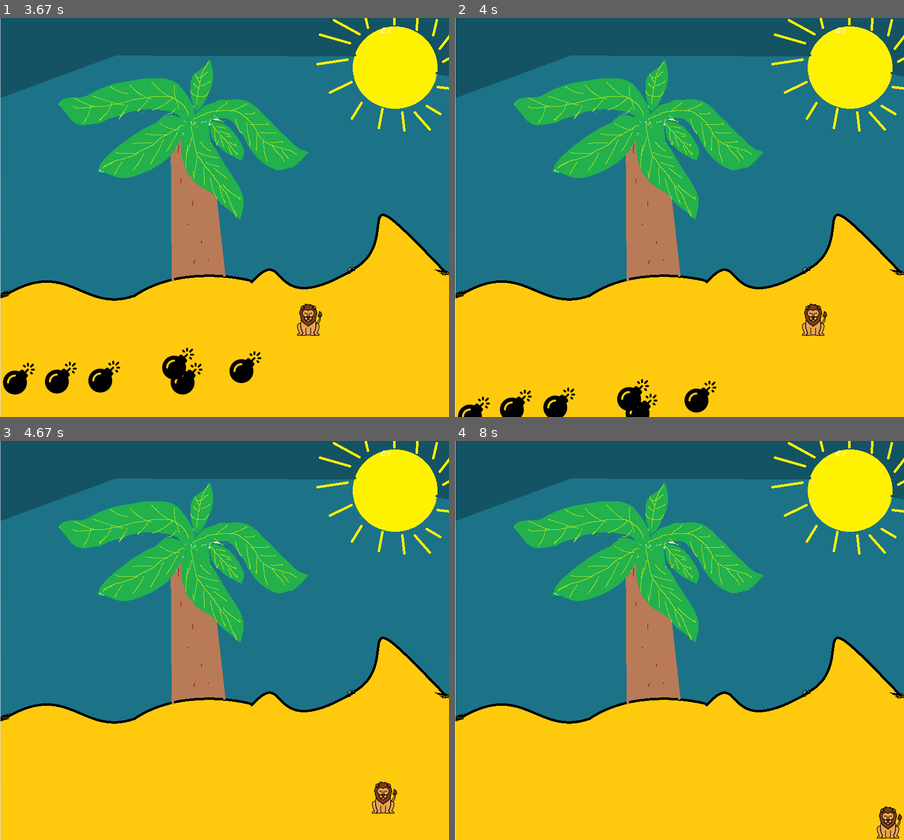
Above: before the commit, frames 1-4 (two rows, left to right).
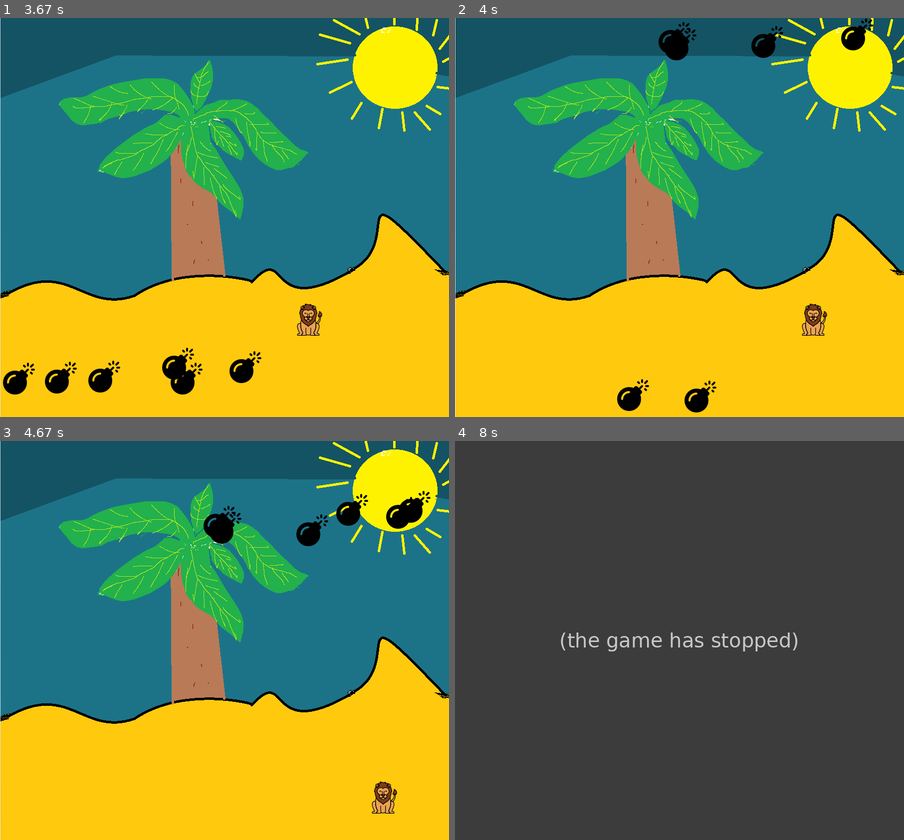
Above: after the commit, the same moments.

Repository: LiO12-user/pygame
Game: pygame game, started from game.py
Same seed, same stepped clock (60 frames per second), same inputs: the game is played once before the commit and once after it.
Inputs:
- Up to frame 1 (3.67 s): hold Right 0.33-0.8 s; hold Up 0.83-1.3 s; hold Right 1.33-1.8 s; hold Left 1.83-2.37 s; hold Down 2.4-2.7 s; hold Left 2.73-3.13 s; hold Up 3.17-3.53 s; hold Right from 3.57 s (still down)
- Up to frame 2 (4 s): keep holding Right
- Up to frame 3 (4.67 s): release Right at 4.2 s; hold Down 4.23-4.6 s; hold Left from 4.63 s (still down)
- Up to frame 4 (8 s): release Left at 5.1 s; hold Right 5.13-5.6 s; hold Up 5.63-5.93 s; hold Right 5.97-6.43 s; hold Down 6.47-7 s

Frame 1 is identical in both runs. In frame 2, 1.9% of the frame differs, in the area x 0-94%, y 0-100%; in frame 3, 1.5%; in frame 4, 100%, in the area x 0-100%, y 0-100%.
After the commit the program exited at 7.75 s; later frames show no game.

Commit message:
vylepsenie

Diff:
--- a/game.py
+++ b/game.py
@@ -7,11 +7,37 @@
 
 pg.init()
 
-y = 800  # vyska
-x = 900  # sirka
 
-screen = pg.display.set_mode((x, y))
 
+
+class Game:
+    def __init__(self):
+        self.run_again = True
+
+    def set_true(self):
+        self.run_again = True
+        return self.run_again
+
+    def set_false(self):
+        self.run_again = False
+        return self.run_again
+
+
+game = Game()
+
+class Screen:
+
+    def __init__(self):
+        self.x = 900
+        self.y = 800
+
+    def set_mode(self):
+        screen = pg.display.set_mode((self.x, self.y))
+        return screen
+
+# init screen
+s = Screen()
+screen = s.set_mode()
 
 class Player:
     player_img = pg.image.load('imgs/lion.png')
@@ -110,8 +136,8 @@
                     screen.blit(self.bomb_img_ar[j], (self.bomb_x_ar[j], self.bomb_y_ar[j]))
                     pg.display.update()
 
-                return True
-        return False
+                return game.set_true()
+        return game.set_false()
 
     def show_bombs(self):
         for i in range(self.num_of_bombs):
@@ -121,8 +147,19 @@
 
     def check_bomb_pos_y(self):
         for i in range(self.num_of_bombs):
-            if self.bomb_y_ar[i] <= 800:
-                self.bomb_y_ar = 0
+            if self.bomb_y_ar[i] > 800 - 64:
+                self.bomb_y_ar[i] = 0
+                self.bomb_x_ar[i] = 0
+                self.bomb_x_ar[i] = random.randint(0, s.x - 64)
+                print(f'bomb x pos is {self.bomb_x_ar[i]}')
+                print(self.bomb_y_ar[i])
+
+    def check_bomb_pos_x(self):
+        for i in range(self.num_of_bombs):
+
+            sorted = self.bomb_x_ar.sort()
+            min = sorted[:1]
+            max = sorted[-1]
 
 
 # background img
@@ -135,6 +172,7 @@
     bomb.add_bombs()
 
 while not bomb.detect_collision():
+
 
     if bomb.detect_collision():
         bomb.show_bomb_explosion()
@@ -149,4 +187,6 @@
 
     bomb.show_bombs()
 
+    bomb.check_bomb_pos_y()
+
     pg.display.update()
Not shown, changed: ads
